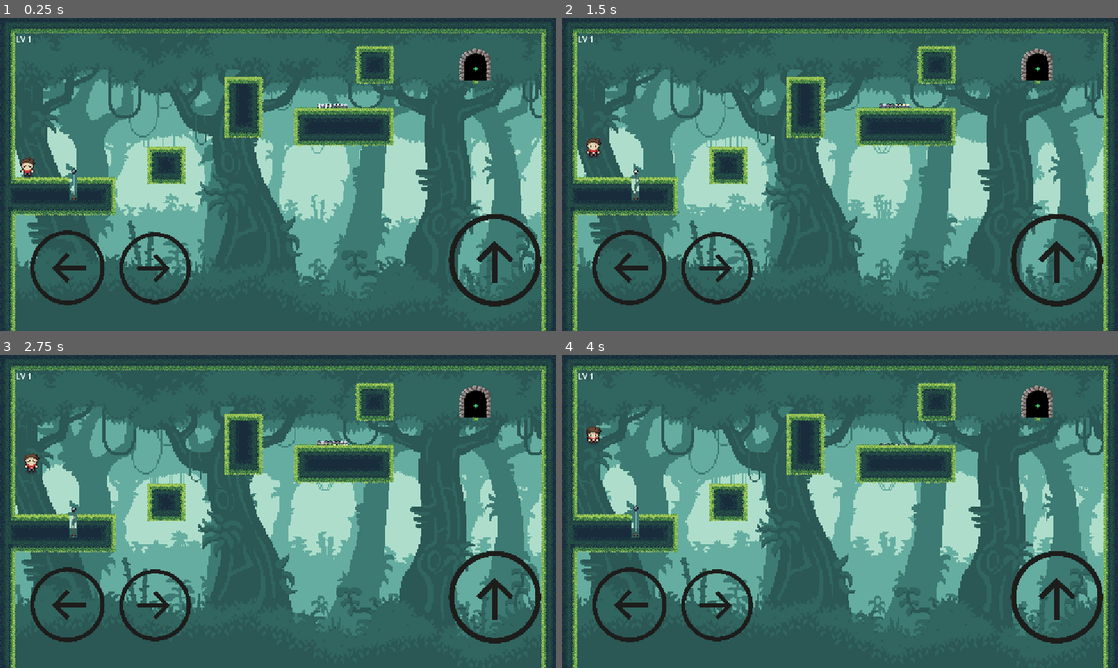
Above: before the commit, frames 1-4 (two rows, left to right).
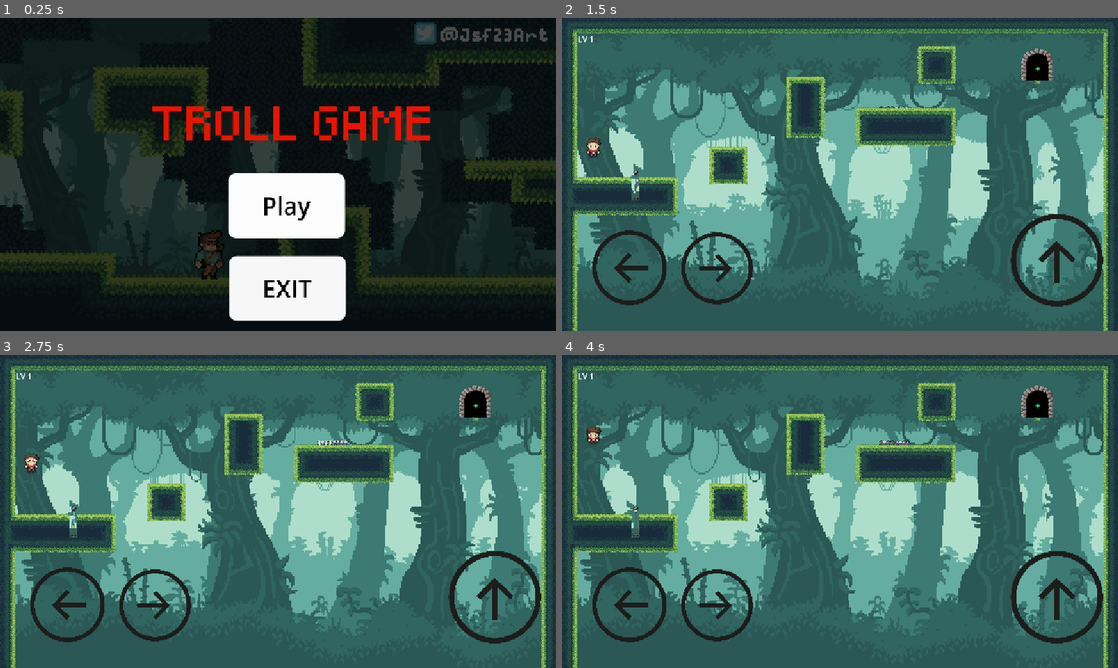
Above: after the commit, the same moments.

Repository: Tad-Min/Troll_Demo_Project-Godot-
Game: Godot game, scene res://scenes/StartUI.tscn
The game is run twice, just before and just after one commit, with the same random seed, the same clock (stepped at 60 frames per second) and the same inputs. Before the commit the project starts from res://scenes/Level/Lv1.tscn.
Inputs (mouse positions are in pixels of both pictures, inside the frame that each line leads up to):
- Up to frame 1 (0.25 s): no input
- Up to frame 2 (1.5 s): click (845, 205) at 0.5 s, where only the run after the commit has a clickable "Play"; hold D (move_right) from 1.28 s (still down); tap X (die) at 1.35 s
- Up to frame 3 (2.75 s): keep holding D (move_right); tap Space (jump) at 1.52, 2.27 s; tap X (die) at 2.1 s
- Up to frame 4 (4 s): release D (move_right) at 2.78 s; hold A (move_left) 2.78-3.53 s; tap X (die) at 2.85, 3.6 s; hold D (move_right) from 3.53 s (still down); tap Space (jump) at 3.77 s

The runs differ from the first frame. In frame 1, 97% of the frame differs, in the area x 0-100%, y 0-100%; in frame 2, less than 0.1%; in frame 3, less than 0.1%; in frame 4, less than 0.1%.

Commit message:
UI menu
UI menu

Diff:
--- a/project.godot
+++ b/project.godot
@@ -11,7 +11,7 @@
 [application]
 
 config/name="Troll_Demo"
-run/main_scene="uid://ch12rgidooprk"
+run/main_scene="uid://mlem4f31wu2r"
 config/features=PackedStringArray("4.4", "Mobile")
 config/icon="res://icon.svg"
 
--- a/scenes/Level/Lv1.tscn
+++ b/scenes/Level/Lv1.tscn
@@ -2,15 +2,15 @@
 
 [ext_resource type="Texture2D" uid="uid://b4nwcsxfx7vup" path="res://Jungle Asset Pack/parallax background/plx-1.png" id="1_7p65b"]
 [ext_resource type="Texture2D" uid="uid://descvt2cpevhr" path="res://Jungle Asset Pack/parallax background/plx-2.png" id="2_oskok"]
-[ext_resource type="Script" path="res://scenes/Level/background.gd" id="2_trgvg"]
+[ext_resource type="Script" uid="uid://5dns7nk120qa" path="res://scenes/Level/background.gd" id="2_trgvg"]
 [ext_resource type="Texture2D" uid="uid://dxbd45vbvo4a2" path="res://Jungle Asset Pack/parallax background/plx-4.png" id="3_l3d6l"]
 [ext_resource type="Texture2D" uid="uid://d3xgijnl3lvhn" path="res://Jungle Asset Pack/parallax background/plx-5.png" id="4_215dr"]
 [ext_resource type="Texture2D" uid="uid://cf0it5t65w2y0" path="res://Jungle Asset Pack/jungle tileset/jungle tileset.png" id="5_fqcln"]
 [ext_resource type="PackedScene" uid="uid://dhqdda1mfogu7" path="res://scenes/player.tscn" id="6_oskok"]
 [ext_resource type="PackedScene" uid="uid://sg7rvsrlocap" path="res://scenes/manager.tscn" id="8_215dr"]
-[ext_resource type="PackedScene" uid="uid://c3s1s0rrb27tt" path="res://scenes/Trap/Spike.tscn" id="9_3u6yt"]
+[ext_resource type="PackedScene" uid="uid://c3s1s0rrb27tt" path="res://scenes/Trap/spike.tscn" id="9_3u6yt"]
 [ext_resource type="PackedScene" uid="uid://43frl41ejo30" path="res://scenes/portal.tscn" id="9_fqcln"]
-[ext_resource type="PackedScene" path="res://scenes/Trap/Spear.tscn" id="10_3u6yt"]
+[ext_resource type="PackedScene" uid="uid://cv6o78ycwh72" path="res://scenes/Trap/Spear.tscn" id="10_3u6yt"]
 
 [sub_resource type="TileSetAtlasSource" id="TileSetAtlasSource_oskok"]
 texture = ExtResource("5_fqcln")
--- a/scenes/StartUI.tscn
+++ b/scenes/StartUI.tscn
@@ -1,48 +1,87 @@
-[gd_scene load_steps=3 format=3 uid="uid://mlem4f31wu2r"]
+[gd_scene load_steps=8 format=3 uid="uid://mlem4f31wu2r"]
 
-[ext_resource type="Script" path="res://scripts/StartButton.gd" id="1_jef12"]
+[ext_resource type="Script" uid="uid://b11k6hhlf3rex" path="res://scripts/start_ui.gd" id="1_31gsc"]
+[ext_resource type="Texture2D" uid="uid://cv1njptgorlup" path="res://Jungle Asset Pack/mockup.png" id="1_yubl7"]
+[ext_resource type="FontFile" uid="uid://d081marsgcthd" path="res://Jungle Asset Pack/Pixeled.ttf" id="3_31gsc"]
 
-[sub_resource type="LabelSettings" id="LabelSettings_1w7y4"]
-font_size = 100
-font_color = Color(1, 0, 0, 1)
-shadow_color = Color(0.792157, 0, 0, 0)
+[sub_resource type="StyleBoxTexture" id="StyleBoxTexture_6msbp"]
+texture = ExtResource("1_yubl7")
+modulate_color = Color(0.288518, 0.288518, 0.288518, 1)
 
-[node name="Control" type="Control"]
+[sub_resource type="StyleBoxFlat" id="StyleBoxFlat_o1bwx"]
+bg_color = Color(0.986752, 0.986752, 0.986752, 1)
+corner_radius_top_left = 16
+corner_radius_top_right = 16
+corner_radius_bottom_right = 16
+corner_radius_bottom_left = 16
+
+[sub_resource type="StyleBoxFlat" id="StyleBoxFlat_uo54s"]
+bg_color = Color(0.969137, 0.969137, 0.969137, 1)
+corner_radius_top_left = 16
+corner_radius_top_right = 16
+corner_radius_bottom_right = 16
+corner_radius_bottom_left = 16
+
+[sub_resource type="GDScript" id="GDScript_6msbp"]
+script/source = "extends Button
+
+func _pressed():
+	get_tree().change_scene_to_file(\"res://scenes/Level/Lv1.tscn\")
+"
+
+[node name="MainMenu" type="Control"]
 layout_mode = 3
 anchors_preset = 15
 anchor_right = 1.0
 anchor_bottom = 1.0
 grow_horizontal = 2
 grow_vertical = 2
+script = ExtResource("1_31gsc")
 
-[node name="ColorRect" type="ColorRect" parent="."]
-layout_mode = 0
-offset_right = 1149.0
-offset_bottom = 641.0
-color = Color(0.133333, 1, 1, 1)
+[node name="Panel" type="Panel" parent="."]
+layout_mode = 1
+anchors_preset = 15
+anchor_right = 1.0
+anchor_bottom = 1.0
+grow_horizontal = 2
+grow_vertical = 2
+theme_override_styles/panel = SubResource("StyleBoxTexture_6msbp")
 
-[node name="TextureRect" type="TextureRect" parent="."]
-layout_mode = 0
-offset_left = 52.0
-offset_top = 340.0
-offset_right = 172.0
-offset_bottom = 460.0
-
-[node name="Label" type="Label" parent="."]
-layout_mode = 0
-offset_left = 295.0
-offset_top = 164.0
-offset_right = 916.0
-offset_bottom = 301.0
-text = "GAME TROLL"
-label_settings = SubResource("LabelSettings_1w7y4")
-
-[node name="Button" type="Button" parent="."]
+[node name="btnPlay" type="Button" parent="."]
 layout_mode = 0
 offset_left = 472.0
 offset_top = 321.0
 offset_right = 714.0
 offset_bottom = 455.0
+theme_override_colors/font_color = Color(0, 0, 0, 1)
 theme_override_font_sizes/font_size = 50
+theme_override_styles/normal = SubResource("StyleBoxFlat_o1bwx")
 text = "Play"
-script = ExtResource("1_jef12")
+
+[node name="btnExit" type="Button" parent="."]
+layout_mode = 0
+offset_left = 474.0
+offset_top = 492.0
+offset_right = 716.0
+offset_bottom = 626.0
+theme_override_colors/font_color = Color(0, 0, 0, 1)
+theme_override_font_sizes/font_size = 50
+theme_override_styles/normal = SubResource("StyleBoxFlat_uo54s")
+text = "EXIT"
+script = SubResource("GDScript_6msbp")
+
+[node name="Label" type="Label" parent="."]
+layout_mode = 0
+offset_left = 314.0
+offset_top = 120.0
+offset_right = 902.0
+offset_bottom = 288.0
+theme_override_colors/font_color = Color(0.901961, 0.0823529, 0, 1)
+theme_override_fonts/font = ExtResource("3_31gsc")
+theme_override_font_sizes/font_size = 60
+text = "TROLL GAME"
+horizontal_alignment = 1
+vertical_alignment = 1
+
+[connection signal="pressed" from="btnPlay" to="." method="_on_btn_play_pressed"]
+[connection signal="pressed" from="btnExit" to="." method="_on_btn_exit_pressed"]
--- a/scripts/StartButton.gd
+++ /dev/null
@@ -1,4 +0,0 @@
-extends Button
-
-func _pressed():
-	get_tree().change_scene_to_file("res://scenes/Level/Lv1.tscn")
--- /dev/null
+++ b/scripts/start_ui.gd
@@ -0,0 +1,17 @@
+extends Control
+
+@onready var btn_play: Button = $btnPlay
+@onready var btn_exit: Button = $btnExit
+
+func _ready():
+	btn_play.pressed.connect(_on_btn_play_pressed)
+	btn_exit.pressed.connect(_on_btn_exit_pressed)
+
+func _on_btn_play_pressed():
+	print("Play button clicked.")
+	var result = get_tree().change_scene_to_file("res://scenes/Level/Lv1.tscn")
+	if result != OK:
+		push_error("❌ Failed to load scene: res://scenes/Level/Lv1.tscn")
+
+func _on_btn_exit_pressed():
+	get_tree().quit()
Binary file added: Jungle Asset Pack/Pixeled.ttf
Not shown, added: Jungle Asset Pack/Pixeled.ttf.import
Not shown, removed: scripts/StartButton.gd.uid
Not shown, added: scripts/start_ui.gd.uid
